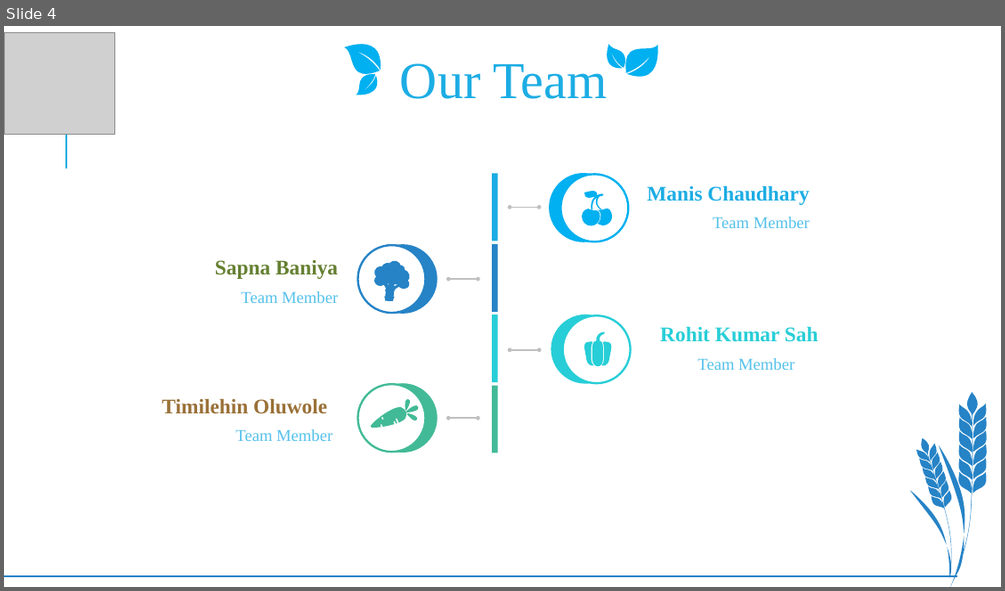
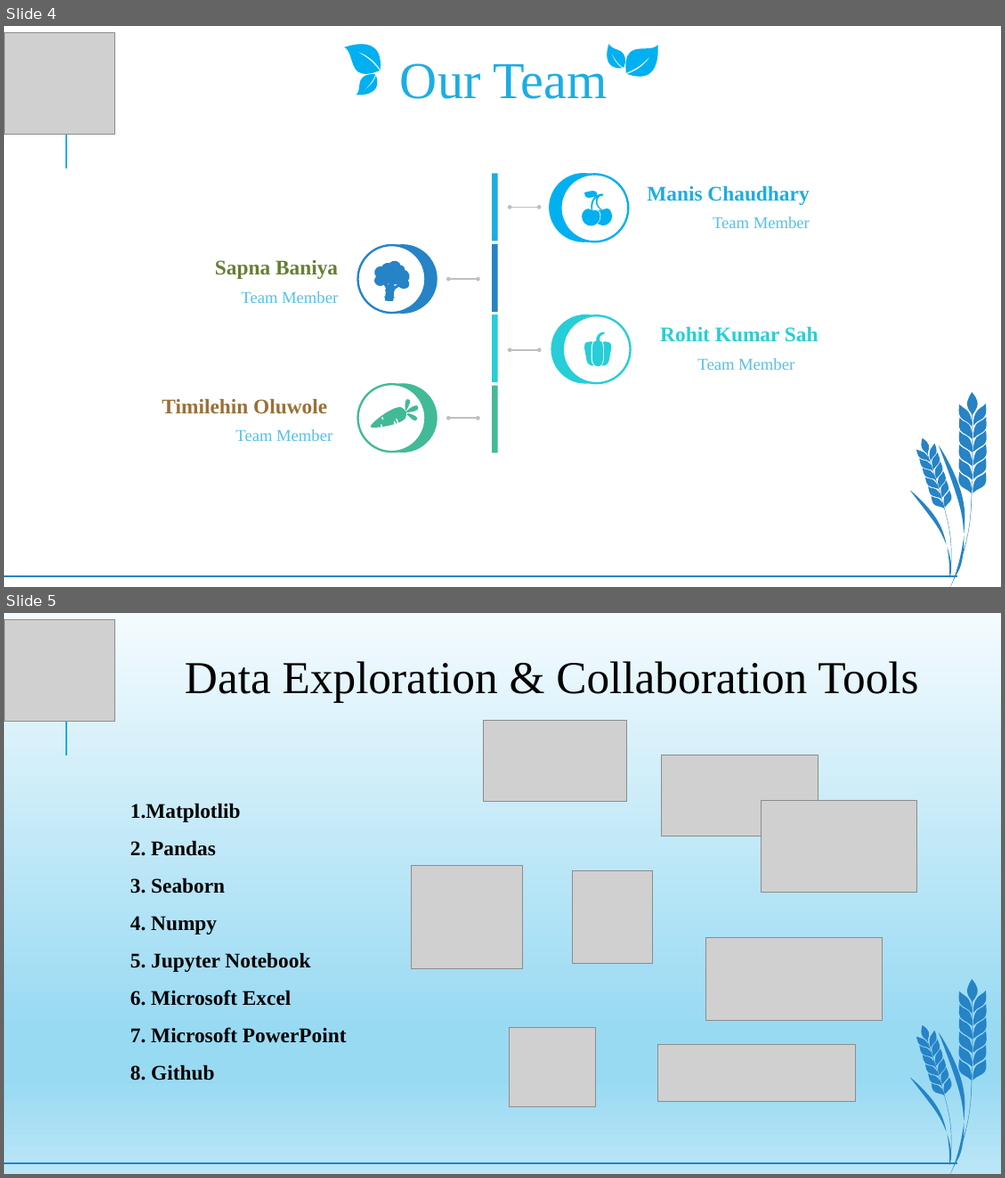
Before and after one commit to DSCI-6602-EDA-Project/EDA, a slide deck: Doctors_by_countries.pptx. Shown one above the other, each under a label of ours: slide 4 before the commit, slides 4 and 5 after it. The pictures are 1005x591 and 1005x1178 pixels, drawn with LibreOffice and Linux fonts; fonts in the diff are those of the drawing; grey boxes stand for pictures. Boxes give left, top, right and bottom in pixels: in the first picture for what was removed or moved away, otherwise in the second. Text is boxed around its words. In the diff, an @@ line names an element or a change of style, - is before the commit and + after.

```diff
--- a/Doctors_by_countries.pptx
+++ b/Doctors_by_countries.pptx
@@ slide 5 added at [4, 613, 1001, 1174], background gradient #F4FBFE to #99DAF3 to #BBE6F7; not listed: 3 template elements that a slide beside it also shows @@
@@ picture added at [4, 619, 114, 722] @@
@@ text added at [185, 661, 918, 703], 44 pt, text #000000 @@
+Data Exploration & Collaboration Tools
@@ text added at [130, 803, 347, 1080], 20 pt, text #000000, bold @@
+1. Matplotlib
+2. Pandas
+3. Seaborn
+4. Numpy
+5. Jupyter Notebook
+6. Microsoft Excel
+7. Microsoft PowerPoint
+8. Github
@@ group added at [412, 720, 917, 1107]: 8 pictures @@
```
Also in this commit, not shown: 6 slides changed, 14 other slides added.
